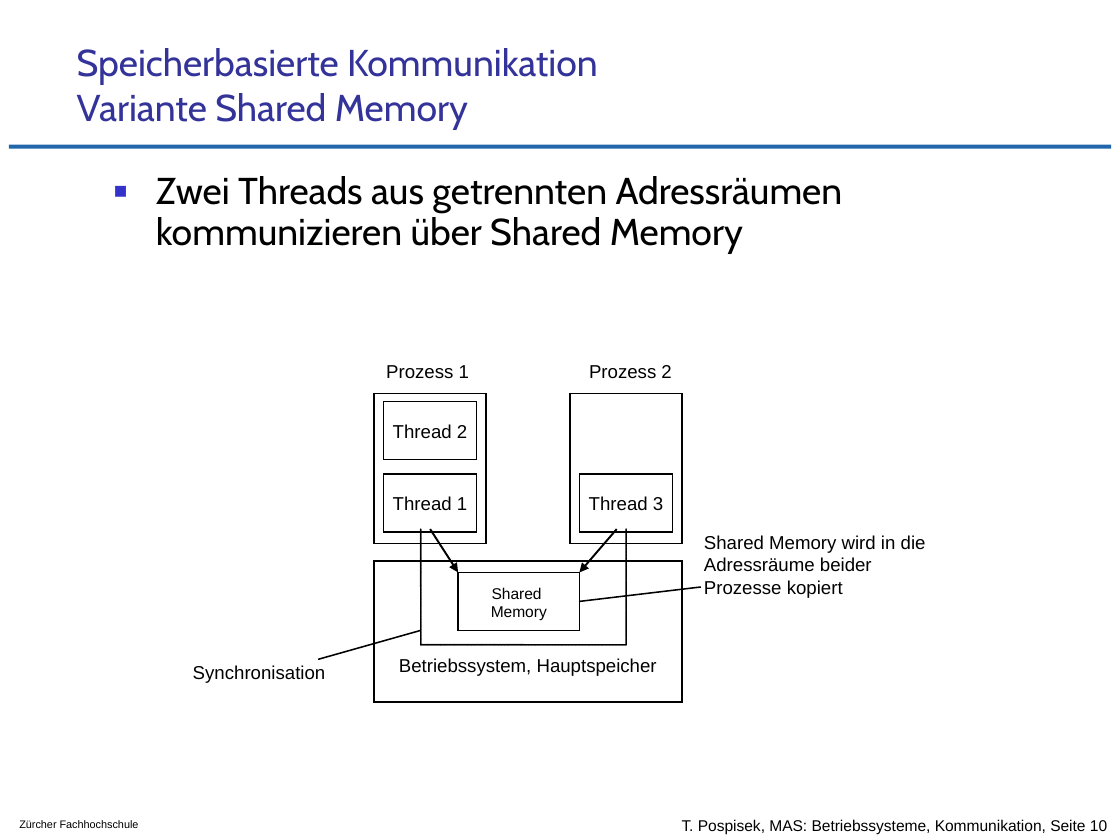
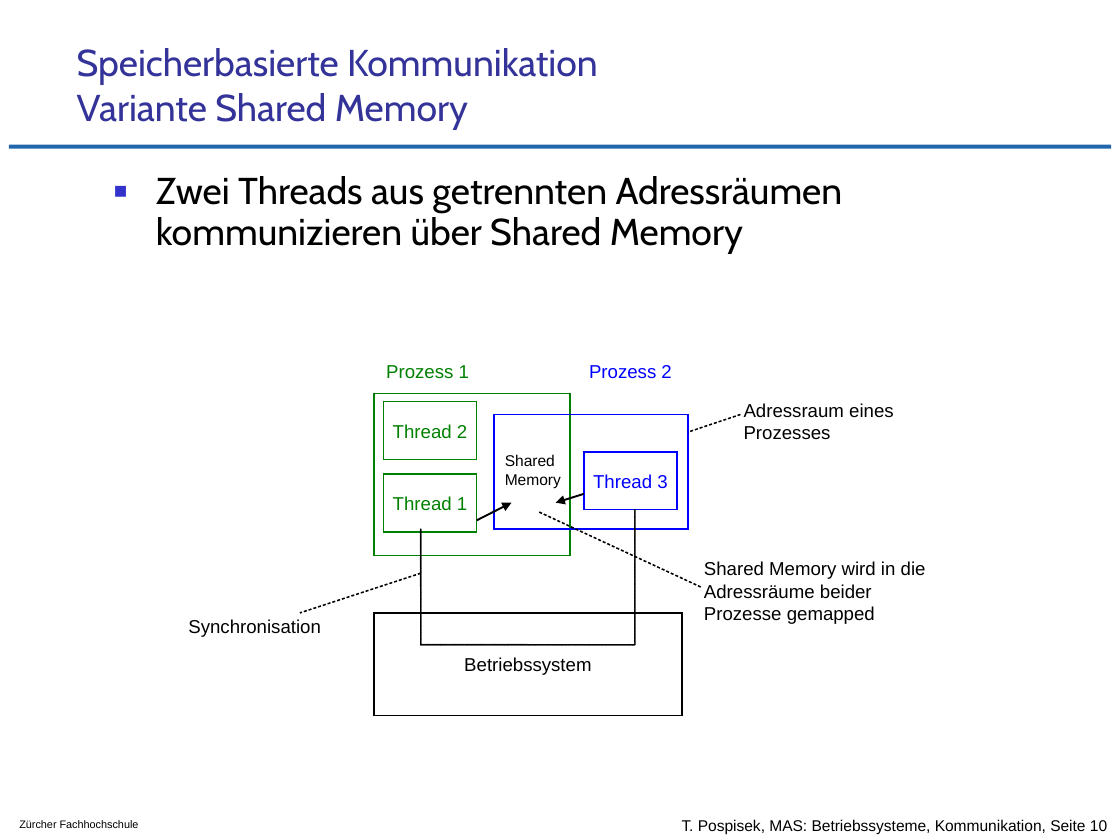
Before and after one commit to tpo/betriebssysteme, a slide deck: slide 10 of 09_Kommunikation_von_Prozessen_und_Threads.odp. Drawn at 1120x840 pixels with LibreOffice and Linux fonts; fonts in the diff are those of the drawing; background and template pictures are left out. Boxes give left, top, right and bottom in pixels: in the first picture for what was removed or moved away, otherwise in the second. Text is boxed around its words. In the diff, an @@ line names an element or a change of style, - is before the commit and + after.

Commit message:
Diagram korrigiert
S.10 : Shared Memory ist innerhalb des Virtuellen Speichers
       *beider* Prozesse und nicht innerhalb des Betriebssystems

```diff
--- a/09_Kommunikation_von_Prozessen_und_Threads.odp
+++ b/09_Kommunikation_von_Prozessen_und_Threads.odp
@@ text "Prozess 1" at (386,365,469,379): text colour #000000 to #008000 @@
@@ text "Prozess 2" at (589,365,671,379): text colour #000000 to #0000FF @@
@@ rectangle: place and size @@
-rectangle at (374,393,486,543)
+rectangle at (374,393,570,556)
@@ rectangle at (374,393,570,556): outline #000000 0.99 pt to #008000 0.99 pt @@
@@ rectangle "Thread 2" at (383,402,476,460): text colour #000000 to #008000; outline #000000 0.99 pt to #008000 0.99 pt @@
@@ rectangle: place and size @@
-rectangle at (570,393,682,543)
+rectangle at (494,414,688,529)
@@ rectangle at (494,414,688,529): fill #FFFFFF to none; outline #000000 0.99 pt to #0000FF 0.99 pt @@
@@ line added from (740, 414) to (688, 432), #000000 0.99 pt @@
@@ text added at (744,403,894,440), 12 pt, text #000000 @@
+Adressraum eines Prozesses
@@ text "Shared": place and size @@
-text "Shared" at (491,587,547,621)
+text "Shared" at (505,454,561,488)
@@ text "Shared" at (505,454,561,488): alignment centre to left @@
@@ rectangle "Thread 1" at (383,474,476,532): text colour #000000 to #008000; outline #000000 0.99 pt to #008000 0.99 pt @@
@@ rectangle "Thread 3": place and size @@
-rectangle "Thread 3" at (579,474,672,532)
+rectangle "Thread 3" at (584,452,676,511)
@@ rectangle "Thread 3" at (584,452,676,511): text colour #000000 to #0000FF; outline #000000 0.99 pt to #0000FF 0.99 pt @@
@@ arrow moved from (430, 529) - (458, 572) to (477, 521) - (512, 503) @@
@@ arrow moved from (617, 529) - (579, 572) to (584, 494) - (556, 503) @@
@@ line moved from (701, 587) - (579, 601) to (701, 587) - (538, 512) @@
@@ line moved from (626, 529) - (626, 645) to (635, 510) - (635, 645) @@
@@ text at (704,561,926,624): text changed @@
-Shared Memory wird in die Adressräume beider Prozesse kopiert
+Shared Memory wird in die Adressräume beider Prozesse gemapped
@@ line moved from (421, 631) - (318, 660) to (421, 573) - (300, 613) @@
@@ rectangle removed at (458,572,579,631) @@
@@ text "Synchronisation": place and size @@
-text "Synchronisation" at (193,665,326,683)
+text "Synchronisation" at (188,619,321,637)
@@ rectangle "Betriebssystem": place and size @@
-rectangle "Betriebssystem" at (374,561,682,702)
+rectangle "Betriebssystem" at (374,613,682,715)
@@ line moved from (421, 645) - (626, 645) to (421, 645) - (635, 645) @@
@@ text in rectangle at (464,657,591,675): text changed @@
-Betriebssystem, Hauptspeicher
+Betriebssystem
```
